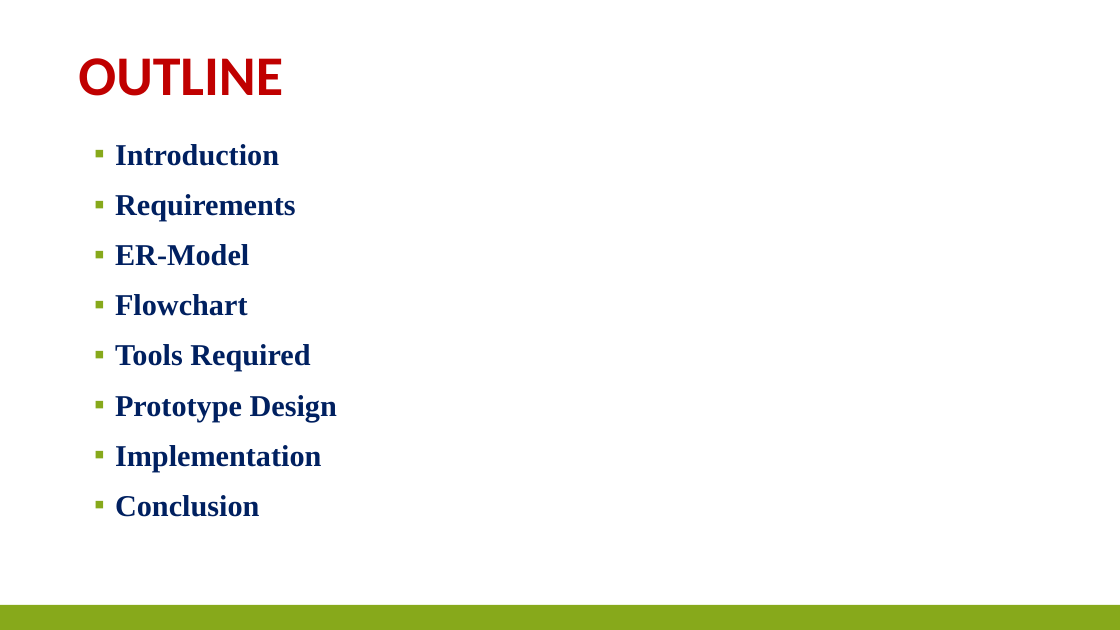
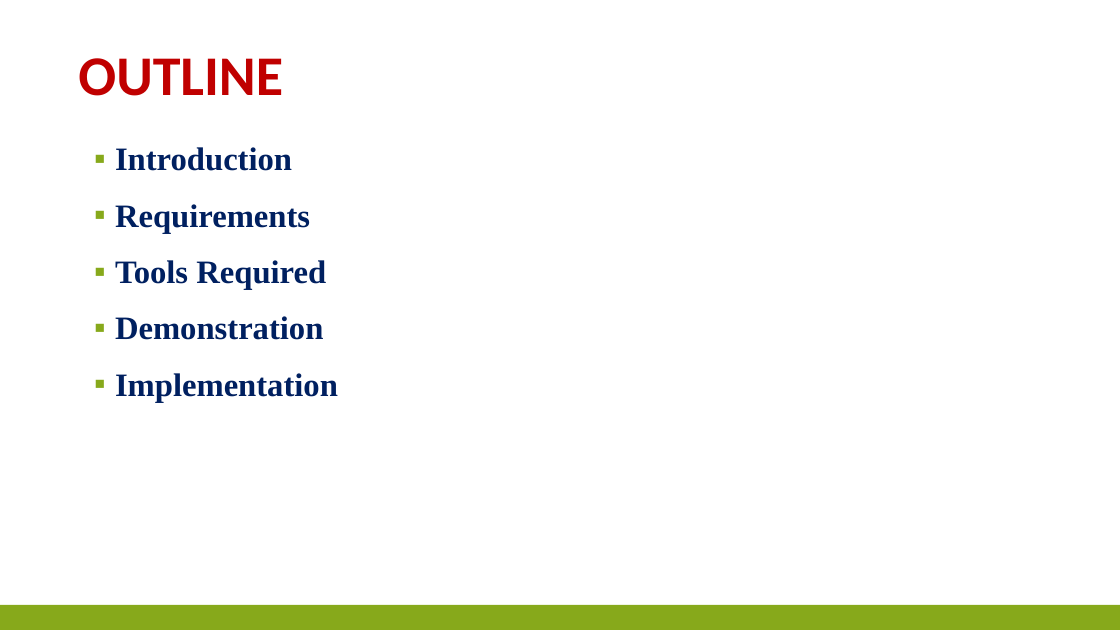
Before and after one commit to SahithyaVuppala/Inventory-System, a slide deck: slide 3 of InventorySystem-FinalPresentation.pptx. Drawn at 1120x630 pixels with LibreOffice and Linux fonts; fonts in the diff are those of the drawing. Boxes give left, top, right and bottom in pixels: in the first picture for what was removed or moved away, otherwise in the second. Text is boxed around its words. In the diff, an @@ line names an element or a change of style, - is before the commit and + after.

```diff
--- a/InventorySystem-FinalPresentation.pptx
+++ b/InventorySystem-FinalPresentation.pptx
@@ text at bbox=[115, 147, 338, 402]: size 25.9 to 28 pt in "Introduction", "Requirements", "Tools Required", "Implementation"; line spacing 0.8 to 0.9 @@
@@ text at bbox=[115, 244, 249, 316]: paragraphs removed @@
-▪ ER-Model
-▪ Flowchart
@@ text at bbox=[115, 316, 323, 340]: text changed; size 25.9 to 28 pt @@
-▪ Prototype Design
+▪ Demonstration
@@ text at bbox=[115, 495, 259, 517]: paragraph removed @@
-▪ Conclusion
```
Also in this commit, not shown: 7 other slides changed, 1 slide added, 15 slides removed.
